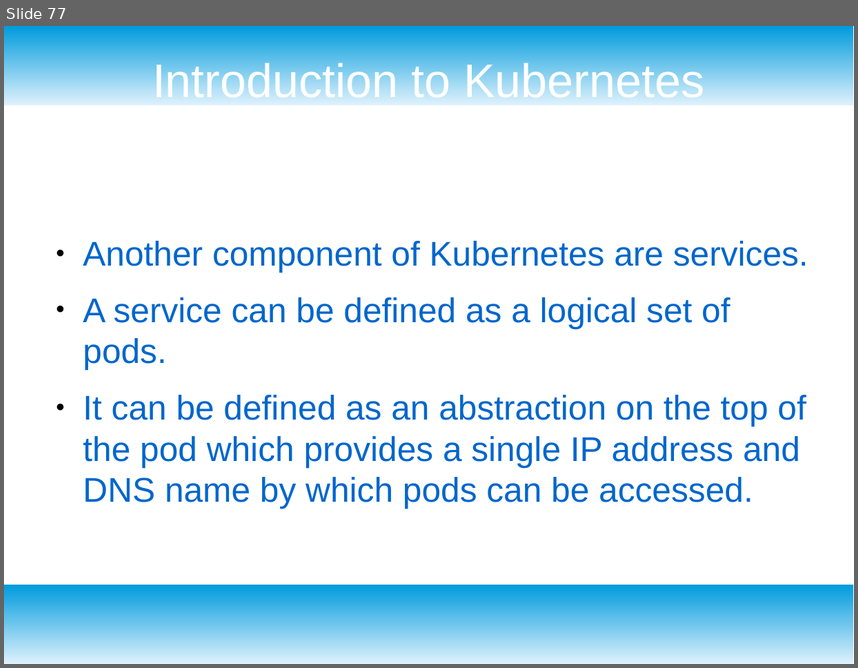
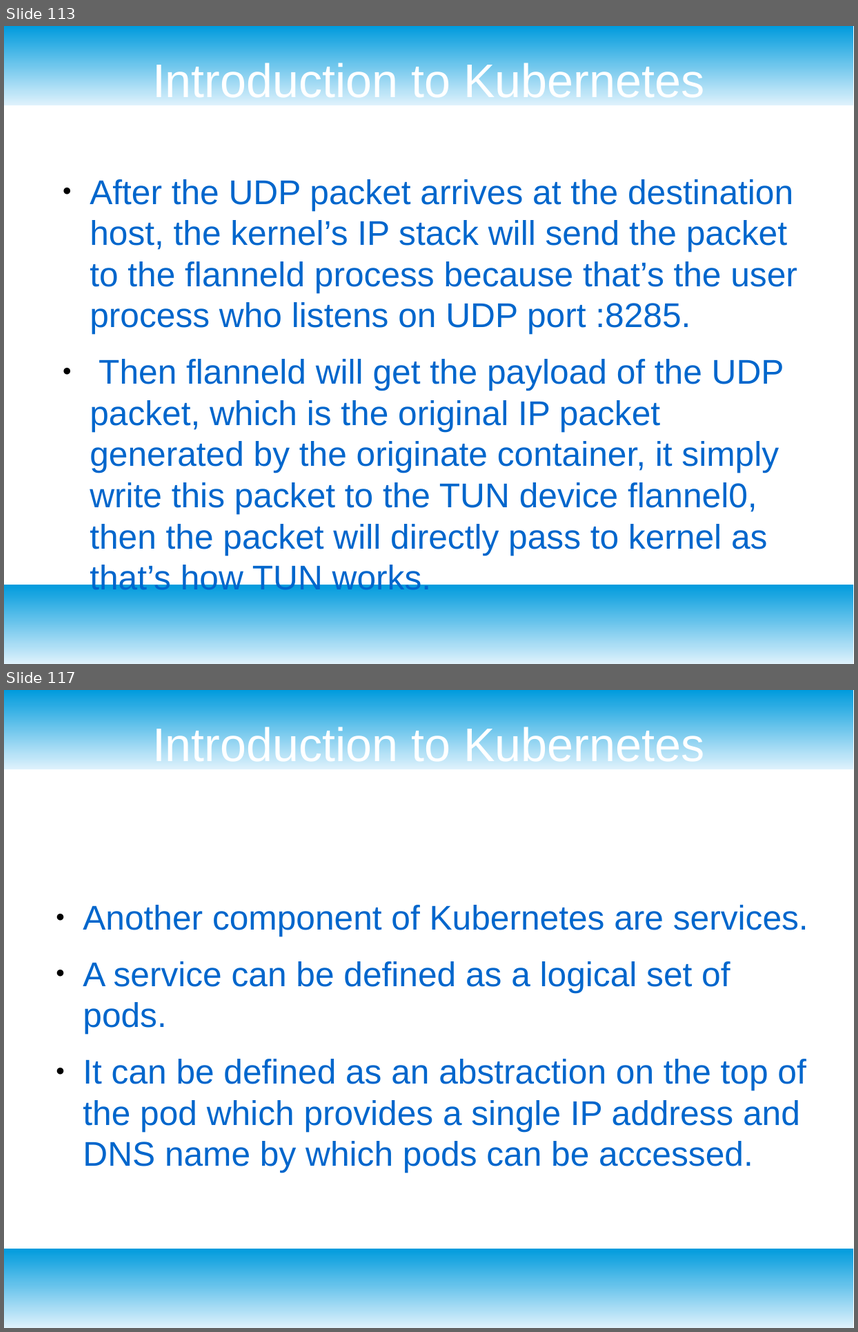
Before and after one commit to redmage123/kubernetes-course, a slide deck: docs/Kubernetes slides.odp. Shown one above the other, each under a label of ours: slide 77 before the commit, slides 113 and 117 after it; the slides between them are not shown. The pictures are 858x668 and 858x1332 pixels, drawn with LibreOffice and Linux fonts; fonts in the diff are those of the drawing. Boxes give left, top, right and bottom in pixels: in the first picture for what was removed or moved away, otherwise in the second. Text is boxed around its words. In the diff, an @@ line names an element or a change of style, - is before the commit and + after.

```diff
--- a/docs/Kubernetes slides.odp
+++ b/docs/Kubernetes slides.odp
@@ slide 113 added at box(4, 26, 854, 664), background #FFFFFF; not listed: 2 template elements that a slide beside it also shows @@
@@ title added at box(152, 59, 704, 105), 44 pt, text #FFFFFF @@
+Introduction to Kubernetes
@@ text added at box(90, 179, 797, 596), 32 pt, text #0066CC @@
+● After the UDP packet arrives at the destination host, the kernel’s IP stack will send the packet to the flanneld process because that’s the user process who listens on UDP port :8285.
+● Then flanneld will get the payload of the UDP packet, which is the original IP packet generated by the originate container, it simply write this packet to the TUN device flannel0, then the packet will directly pass to kernel as that’s how TUN works.
@@ what was slide 77 is now slide 117 @@
```
Also in this commit, not shown: 15 slides changed, 84 other slides added, 9 other files.
